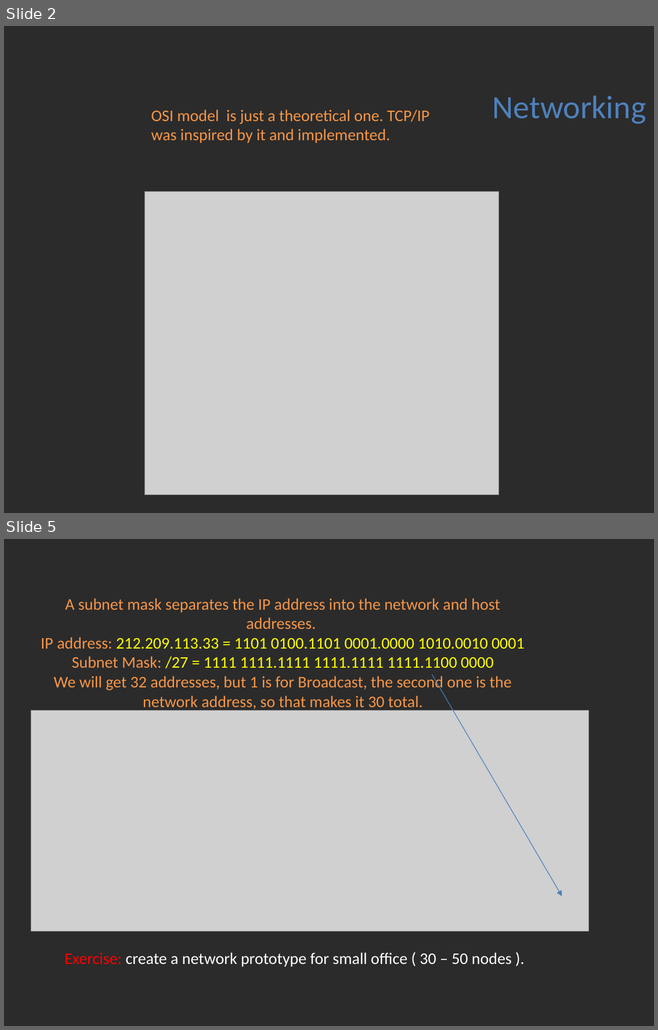
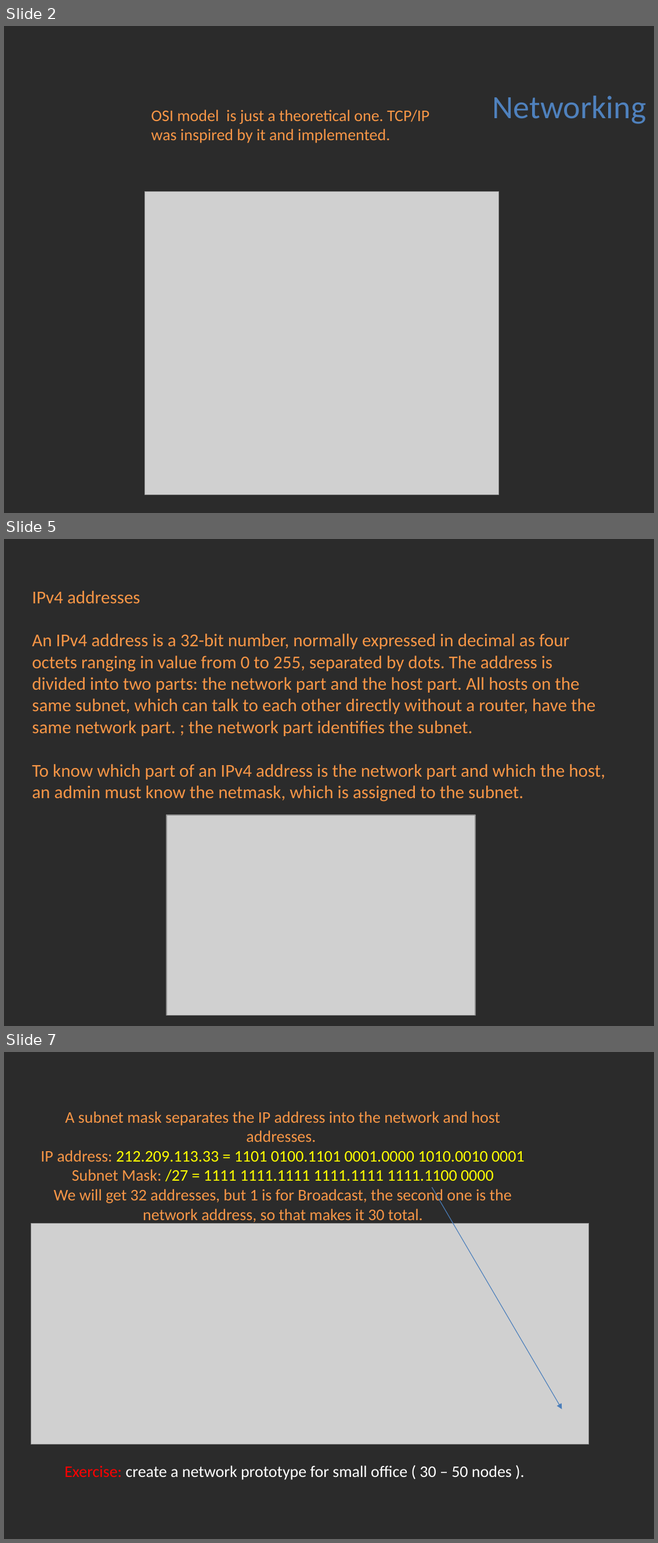
Before and after one commit to Academy-Soft-Intellect/Linux-Course, a slide deck: 06.Networking/06-Networking.pptx. Shown one above the other, each under a label of ours: slides 2 and 5 before the commit, slides 2, 5 and 7 after it; the slides between them are not shown. The pictures are 658x1030 and 658x1543 pixels, drawn with LibreOffice and Linux fonts; fonts in the diff are those of the drawing; grey boxes stand for pictures; background and template pictures are left out; a plain dark background stands for a picture behind light text. Boxes give left, top, right and bottom in pixels: in the first picture for what was removed or moved away, otherwise in the second. Text is boxed around its words. In the diff, an @@ line names an element or a change of style, - is before the commit and + after.

Commit message:
Network

```diff
--- a/06.Networking/06-Networking.pptx
+++ b/06.Networking/06-Networking.pptx
@@ slide 5 added at bbox=[4, 539, 654, 1026], background picture (left out) @@
@@ text added at bbox=[32, 591, 605, 802], 20 pt, text #F79646 @@
+IPv4 addresses
+An IPv4 address is a 32-bit number, normally expressed in decimal as four octets ranging in value from 0 to 255, separated by dots. The address is divided into two parts: the network part and the host part. All hosts on the same subnet, which can talk to each other directly without a router, have the same network part. ; the network part identifies the subnet.
+To know which part of an IPv4 address is the network part and which the host, an admin must know the netmask, which is assigned to the subnet.
@@ picture added at bbox=[166, 815, 475, 1015] @@
@@ what was slide 5 is now slide 7 @@
```
Also in this commit, not shown: 4 slides changed, 1 other slide added.
